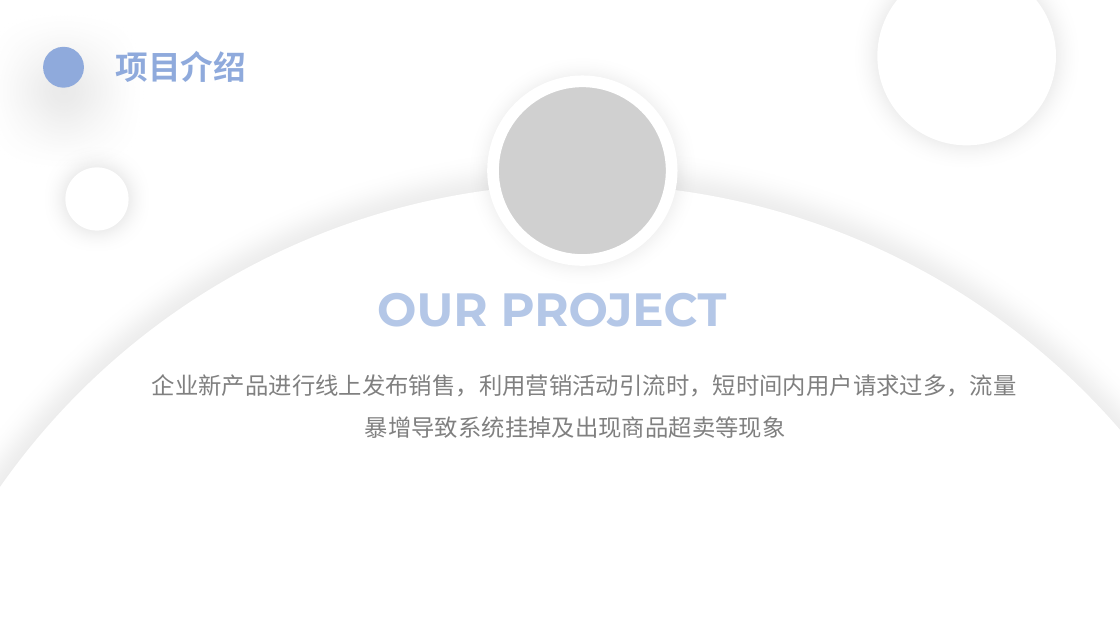
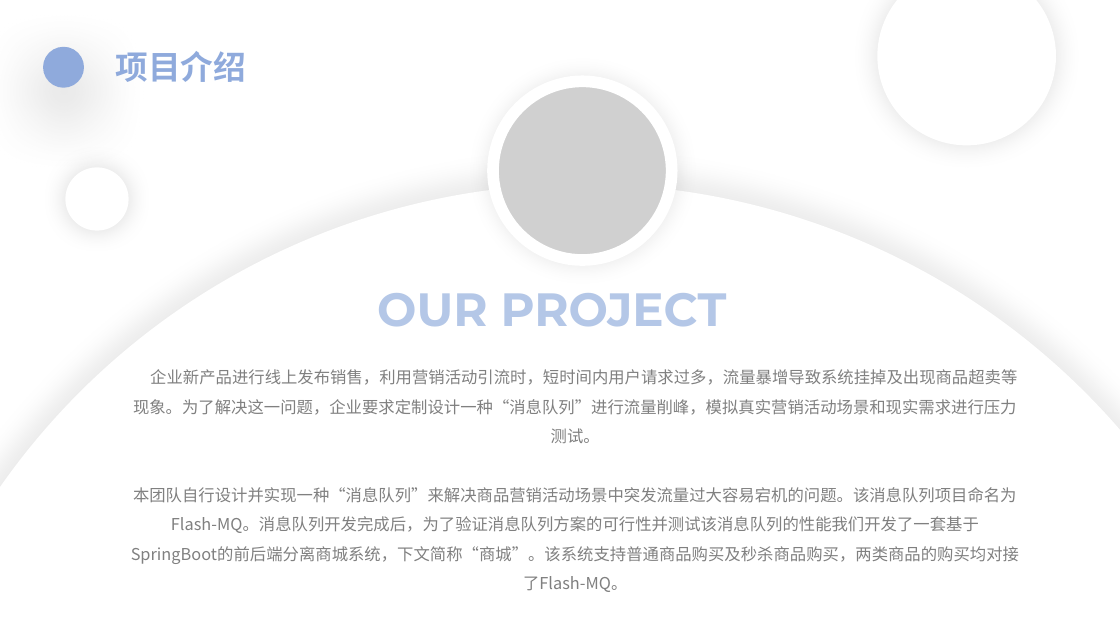
Before and after one commit to FlyRenxing/store-queue, a slide deck: slide 4 of doc/想不出商城介绍.pptx. Drawn at 1120x630 pixels with LibreOffice and Linux fonts; fonts in the diff are those of the drawing; grey boxes stand for pictures. Boxes give left, top, right and bottom in pixels: in the first picture for what was removed or moved away, otherwise in the second. Text is boxed around its words. In the diff, an @@ line names an element or a change of style, - is before the commit and + after.

Commit message:
修改了ppt，添加了演示视频的项目介绍、项目特点、功能演示

```diff
--- a/doc/想不出商城介绍.pptx
+++ b/doc/想不出商城介绍.pptx
@@ text at (131, 369, 1019, 592): text changed; size 20 to 14 pt @@
-企业新产品进行线上发布销售，利用营销活动引流时，短时间内用户请求过多，流量暴增导致系统挂掉及出现商品超卖等现象
+企业新产品进行线上发布销售，利用营销活动引流时，短时间内用户请求过多，流量暴增导致系统挂掉及出现商品超卖等现象。为了解决这一问题，企业要求定制设计一种“消息队列”进行流量削峰，模拟真实营销活动场景和现实需求进行压力测试。
+本团队自行设计并实现一种“消息队列”来解决商品营销活动场景中突发流量过大容易宕机的问题。该消息队列项目命名为Flash-MQ。消息队列开发完成后，为了验证消息队列方案的可行性并测试该消息队列的性能我们开发了一套基于SpringBoot的前后端分离商城系统，下文简称“商城”。该系统支持普通商品购买及秒杀商品购买，两类商品的购买均对接了Flash-MQ。
```
Also in this commit, not shown: 5 other slides changed, 1 slide added, 2 slides removed, 4 other files.
